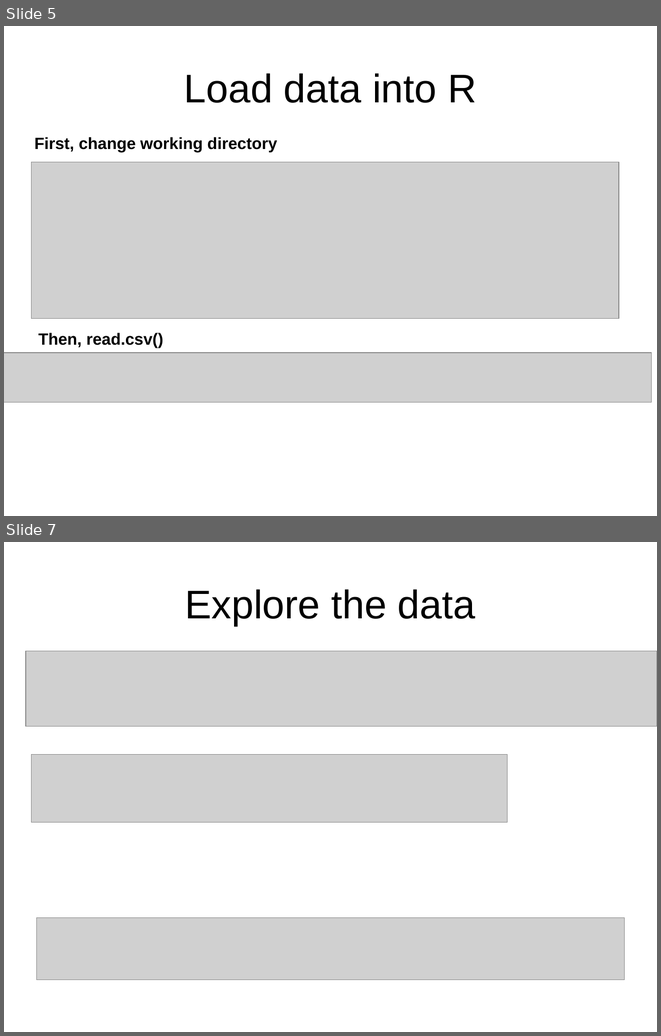
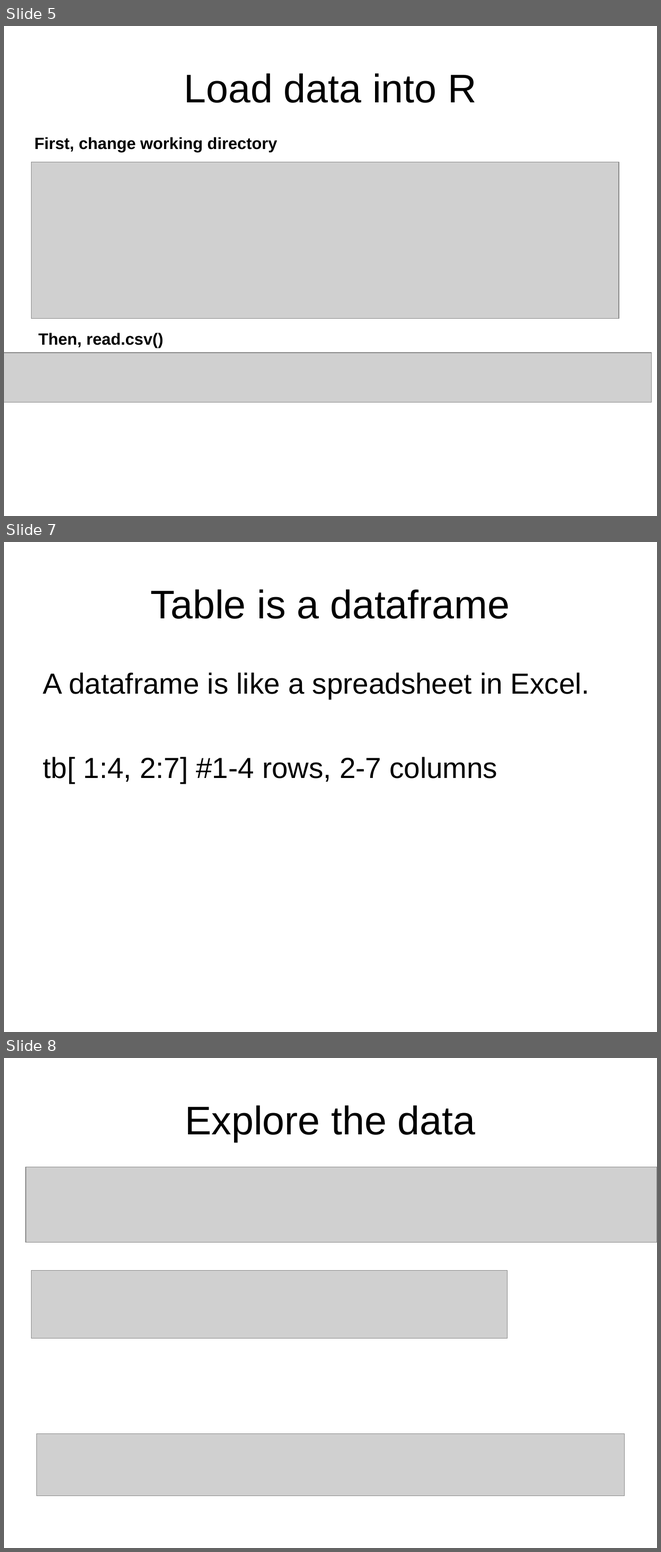
Before and after one commit to hongqin/R-workshop-GAS14, a slide deck: 1/R_by_metric_case.ppt. Shown one above the other, each under a label of ours: slides 5 and 7 before the commit, slides 5, 7 and 8 after it; the slides between them are not shown. The pictures are 661x1036 and 661x1552 pixels, drawn with LibreOffice and Linux fonts; fonts in the diff are those of the drawing; grey boxes stand for pictures. Boxes give left, top, right and bottom in pixels: in the first picture for what was removed or moved away, otherwise in the second. Text is boxed around its words. In the diff, an @@ line names an element or a change of style, - is before the commit and + after.

```diff
--- a/1/R_by_metric_case.ppt
+++ b/1/R_by_metric_case.ppt
@@ slide 7 added at (x1=4, y1=542, x2=657, y2=1032), background #FFFFFF @@
@@ title added at (x1=151, y1=589, x2=510, y2=619), 44 pt, text #000000 @@
+Table is a dataframe
@@ text added at (x1=43, y1=672, x2=590, y2=783), 32 pt, text #000000 @@
+A dataframe is like a spreadsheet in Excel.
+tb[ 1:4, 2:7] #1-4 rows, 2-7 columns
@@ what was slide 7 is now slide 8 @@
```
Also in this commit, not shown: 1 slide changed, 3 other slides added, 1 other file.
